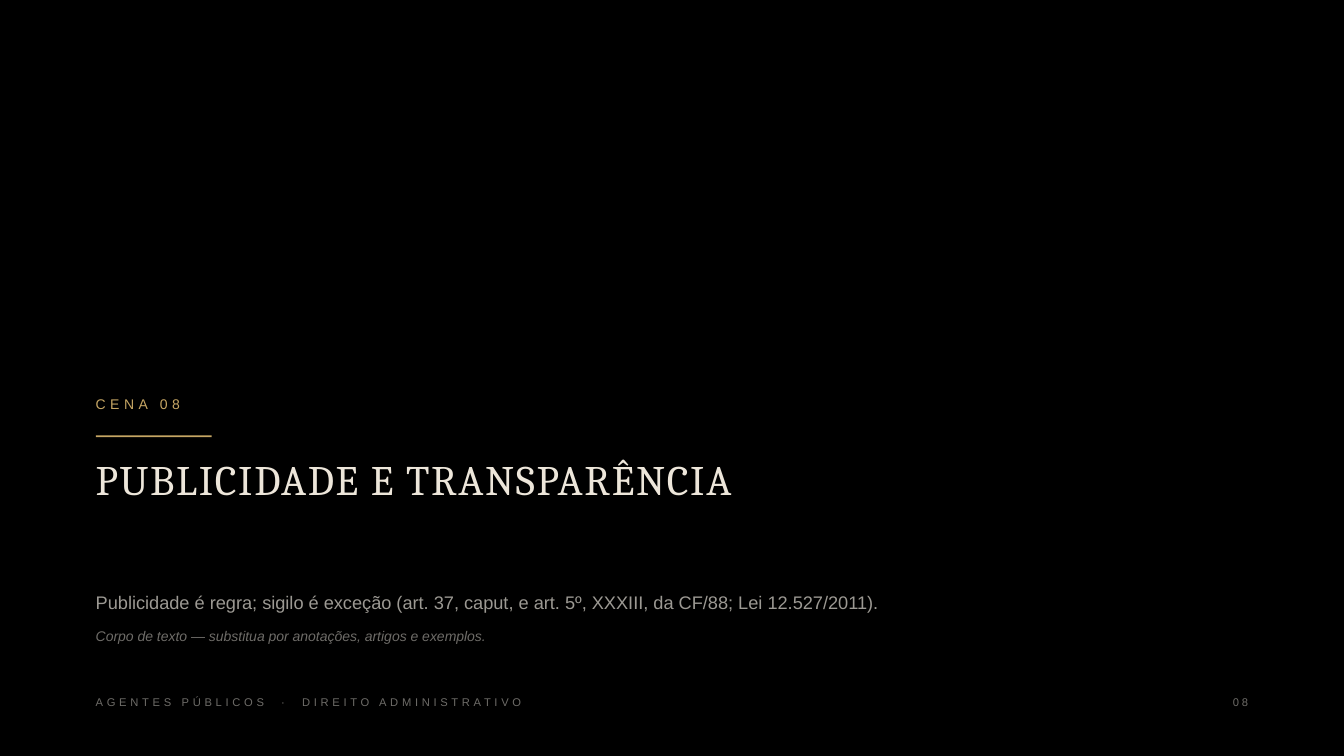
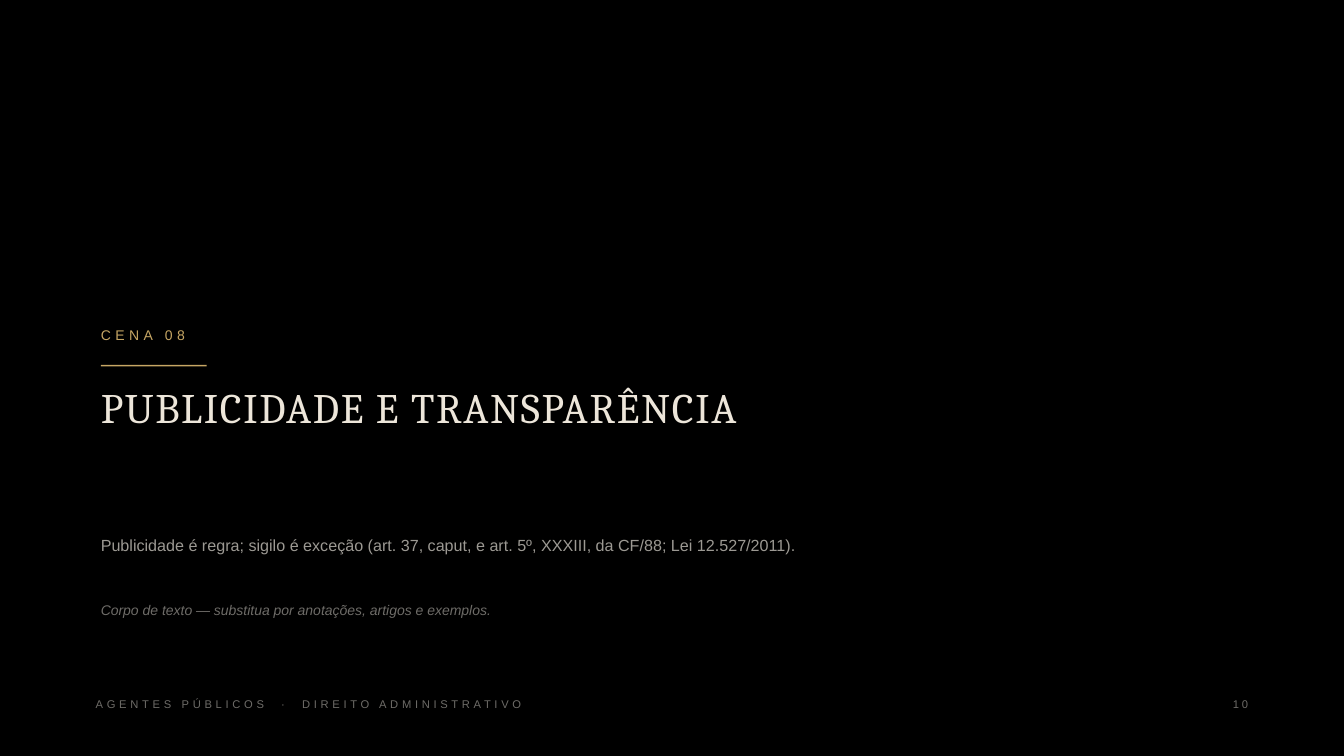
Before and after one commit to ceo-backup-save/rea, a slide deck: slide 10 of storyboards/direito-administrativo-agentes-publicos/apresentacao-agentes-publicos.pptx. Drawn at 1344x756 pixels with LibreOffice and Linux fonts; fonts in the diff are those of the drawing; background and template pictures are left out. Boxes give left, top, right and bottom in pixels: in the first picture for what was removed or moved away, otherwise in the second. Text is boxed around its words. In the diff, an @@ line names an element or a change of style, - is before the commit and + after.

```diff
--- a/storyboards/direito-administrativo-agentes-publicos/apresentacao-agentes-publicos.pptx
+++ b/storyboards/direito-administrativo-agentes-publicos/apresentacao-agentes-publicos.pptx
@@ rectangle: place and size @@
-rectangle at [0,292,1344,756]
+rectangle at [0,282,1344,756]
@@ text "CENA 08": place and size @@
-text "CENA 08" at [96,399,180,409]
+text "CENA 08" at [101,330,185,340]
@@ text "PUBLICIDADE E TRANSPARÊNCIA": place and size @@
-text "PUBLICIDADE E TRANSPARÊNCIA" at [96,459,731,496]
+text "PUBLICIDADE E TRANSPARÊNCIA" at [101,387,736,424]
@@ text "PUBLICIDADE E TRANSPARÊNCIA" at [101,387,736,424]: line spacing 0.95 to 0.96 @@
@@ rectangle: place and size @@
-rectangle at [96,436,212,438]
+rectangle at [101,365,207,366]
@@ text "Publicidade é regra; sigilo é ...": place and size @@
-text "Publicidade é regra; sigilo é ..." at [96,595,879,644]
+text "Publicidade é regra; sigilo é ..." at [101,539,795,555]
@@ text "Publicidade é regra; sigilo é ..." at [101,539,795,555]: size 13 to 11.5 pt @@
@@ text added at [101,605,491,618], 10 pt, text #6E6C68, italic @@
+Corpo de texto — substitua por anotações, artigos e exemplos.
@@ text at [96,631,486,644]: paragraph removed @@
-Corpo de texto — substitua por anotações, artigos e exemplos.
@@ text at [1233,700,1248,708]: text changed @@
-08
+10
```
Also in this commit, not shown: 15 other slides changed, 1 slide added, 39 other files.
